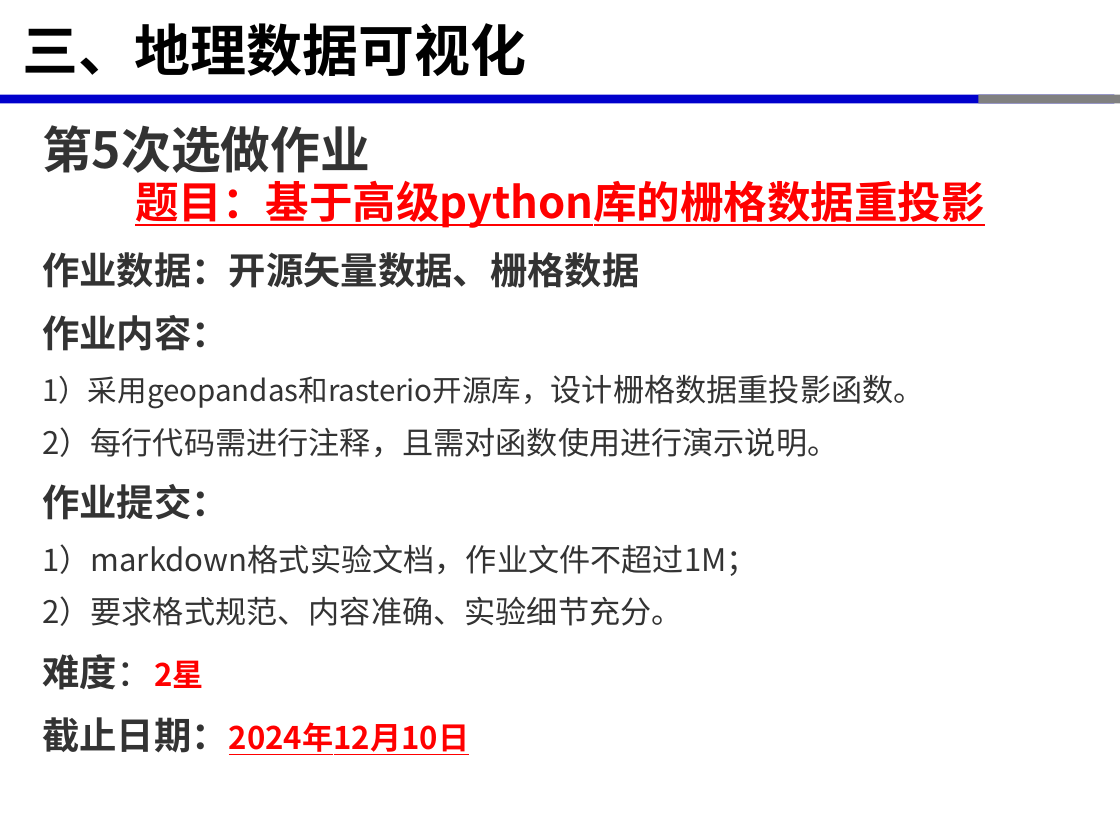
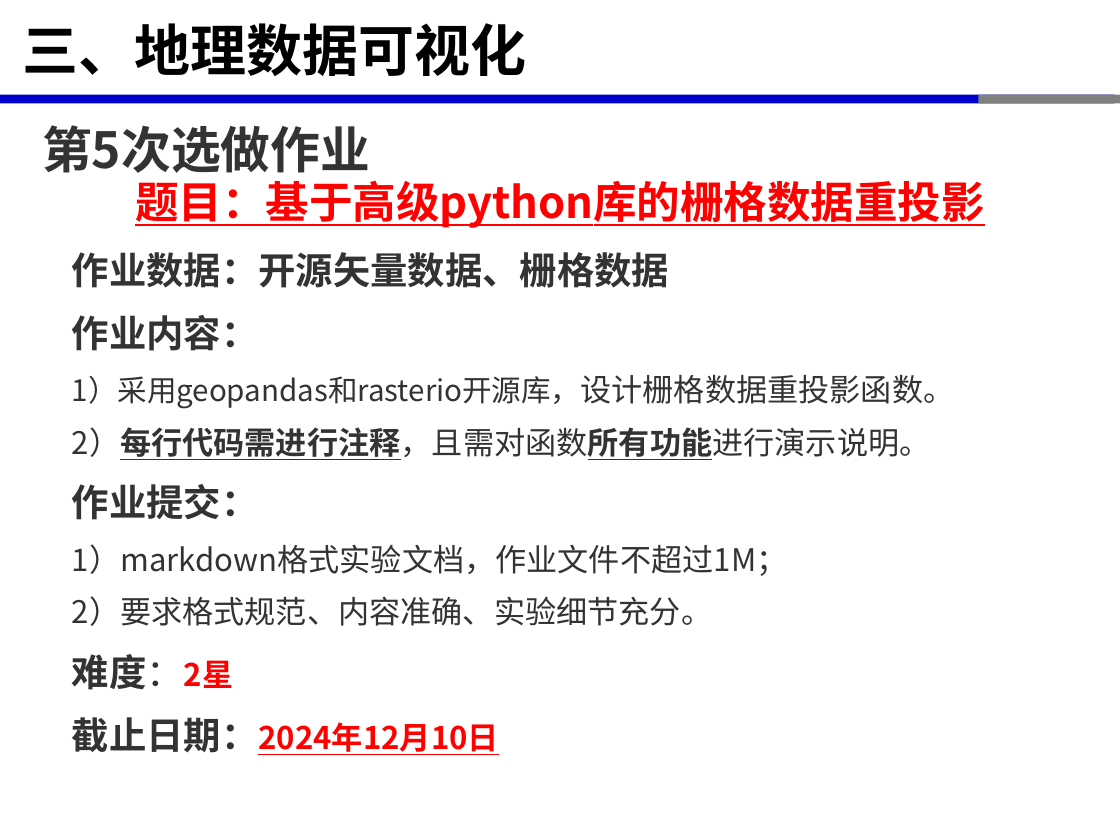
Before and after one commit to xinluo2018/open-source-gis-course, a slide deck: slide 20 of 第6章-GIS数据处理高级Python库-8课时/第6章-GIS数据处理高级Python库.pptx (slide 18 before the commit). Drawn at 1120x840 pixels with LibreOffice and Linux fonts; fonts in the diff are those of the drawing. Boxes give left, top, right and bottom in pixels: in the first picture for what was removed or moved away, otherwise in the second. Text is boxed around its words. In the diff, an @@ line names an element or a change of style, - is before the commit and + after.

```diff
--- a/第6章-GIS数据处理高级Python库-8课时/第6章-GIS数据处理高级Python库.pptx
+++ b/第6章-GIS数据处理高级Python库-8课时/第6章-GIS数据处理高级Python库.pptx
@@ text "作业数据：开源矢量数据、栅格数据": place and size @@
-text "作业数据：开源矢量数据、栅格数据" at [42,252,925,755]
+text "作业数据：开源矢量数据、栅格数据" at [72,252,954,755]
@@ text at [72,427,931,460]: text changed @@
-2）每行代码需进行注释，且需对函数使用进行演示说明。
+2）每行代码需进行注释，且需对函数所有功能进行演示说明。
```
Also in this commit, not shown: 3 other slides changed, 2 slides added, 9 other files.
